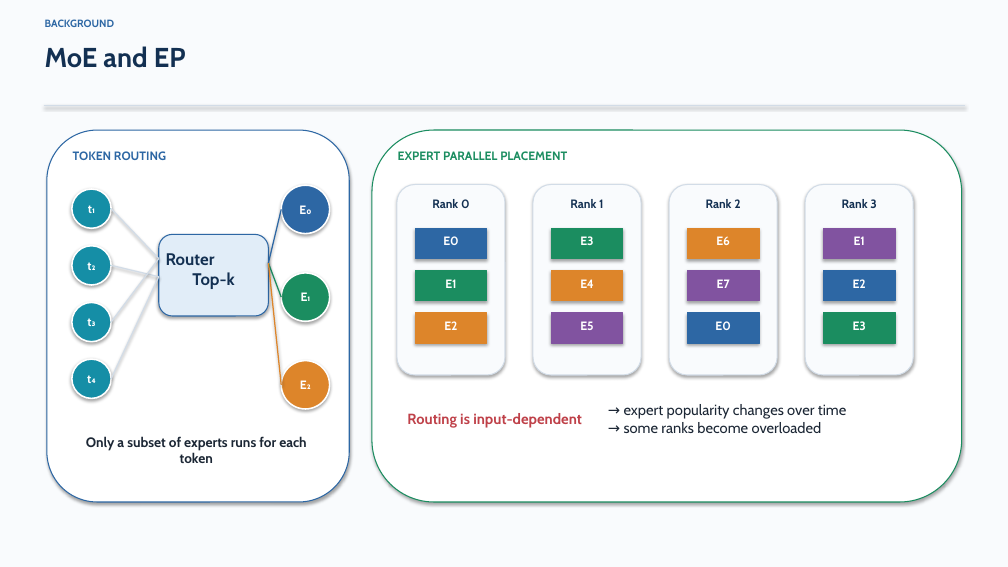
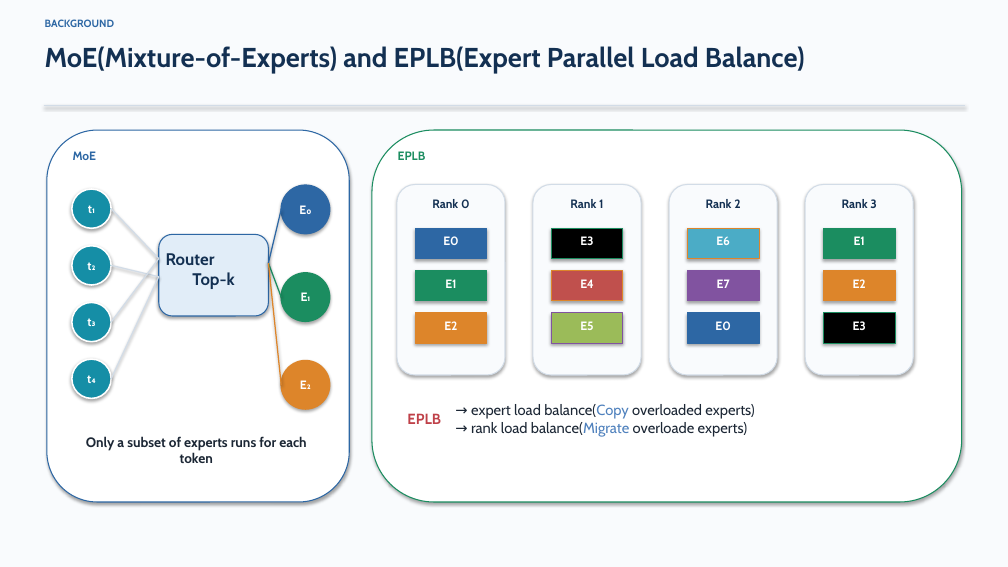
Before and after one commit to DOCCA0/vllm, a slide deck: slide 3 of benchmarks/eplb_rebalance/presentation/eplb_migration_batching.pptx. Drawn at 1008x567 pixels with LibreOffice and Linux fonts; fonts in the diff are those of the drawing. Boxes give left, top, right and bottom in pixels: in the first picture for what was removed or moved away, otherwise in the second. Text is boxed around its words. In the diff, an @@ line names an element or a change of style, - is before the commit and + after.

```diff
--- a/benchmarks/eplb_rebalance/presentation/eplb_migration_batching.pptx
+++ b/benchmarks/eplb_rebalance/presentation/eplb_migration_batching.pptx
@@ text at (45, 46, 805, 74): text changed @@
-MoE and EP
+MoE(Mixture-of-Experts) and EPLB(Expert Parallel Load Balance)
@@ text at (73, 151, 96, 160): text changed @@
-TOKEN ROUTING
+MoE
@@ text at (398, 151, 426, 160): text changed @@
-EXPERT PARALLEL PLACEMENT
+EPLB
@@ ellipse at (281, 185, 330, 234): outline #FFFFFF 1.5 pt to #2D67A4 1.5 pt @@
@@ rectangle at (551, 228, 623, 259): fill #1B8D60 to #000000 @@
@@ rectangle at (687, 228, 759, 259): fill #DD852A to #4BACC6 @@
@@ rectangle at (823, 228, 895, 259): fill #8153A0 to #1B8D60; outline #8153A0 1 pt to #1B8D60 1 pt @@
@@ ellipse at (281, 273, 330, 321): outline #FFFFFF 1.5 pt to #1B8D60 1.5 pt @@
@@ rectangle at (551, 271, 623, 301): fill #DD852A to #C0504D @@
@@ rectangle at (823, 271, 895, 301): fill #2D67A4 to #DD852A; outline #2D67A4 1 pt to #DD852A 1 pt @@
@@ rectangle at (551, 313, 623, 343): fill #8153A0 to #9BBB59 @@
@@ rectangle at (823, 313, 895, 343): fill #1B8D60 to #000000 @@
@@ ellipse at (281, 361, 330, 409): outline #FFFFFF 1.5 pt to #DD852A 1.5 pt @@
@@ text at (407, 413, 441, 424): text changed @@
-Routing is input-dependent
+EPLB
@@ text at (471, 404, 754, 437): text changed @@
-→ expert popularity changes over time
-→ some ranks become overloaded
+→ expert load balance(Copy overloaded experts)
+→ rank load balance(Migrate overloade experts)
```
Also in this commit, not shown: 13 other slides changed, 3 other files.
